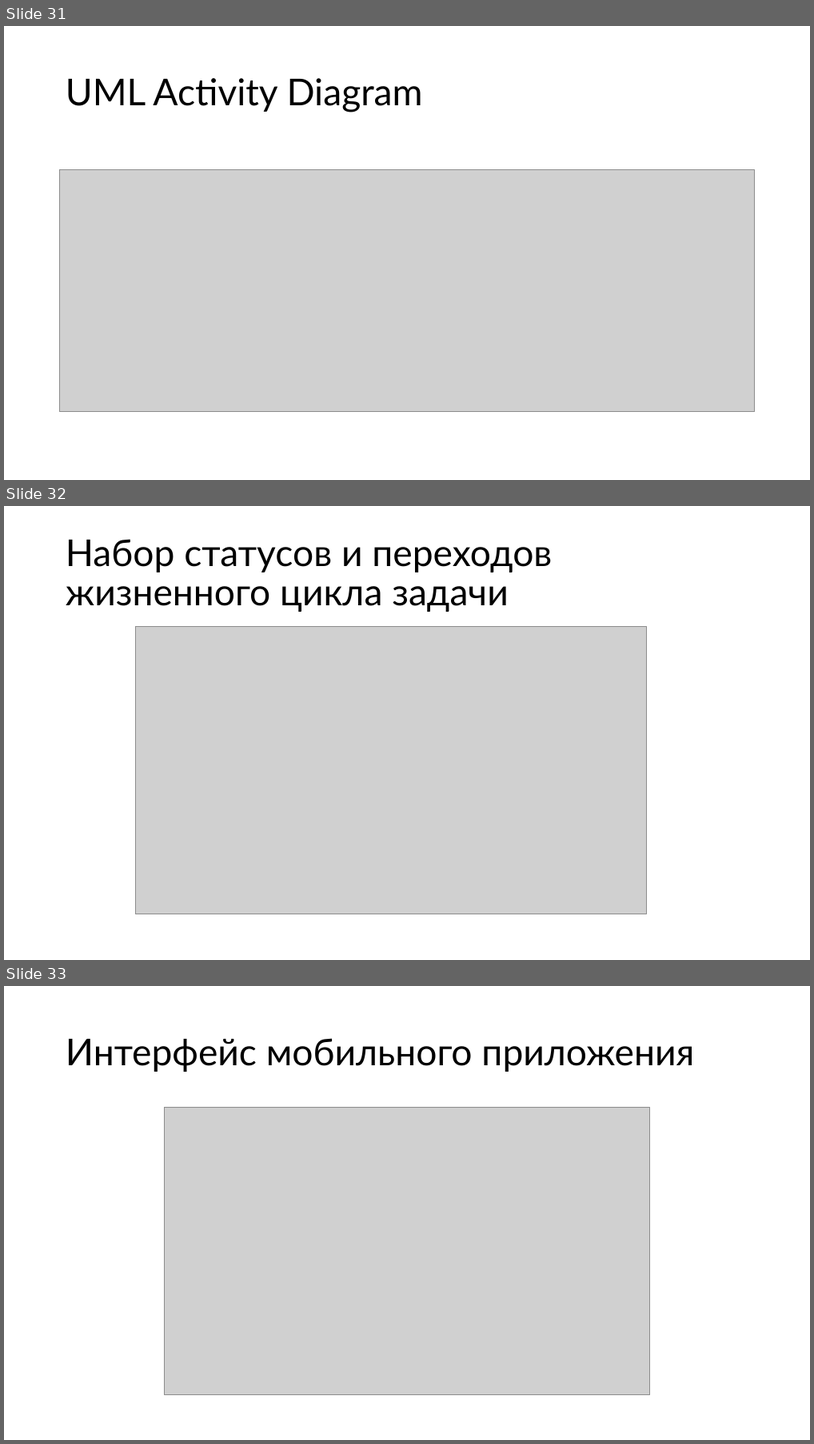
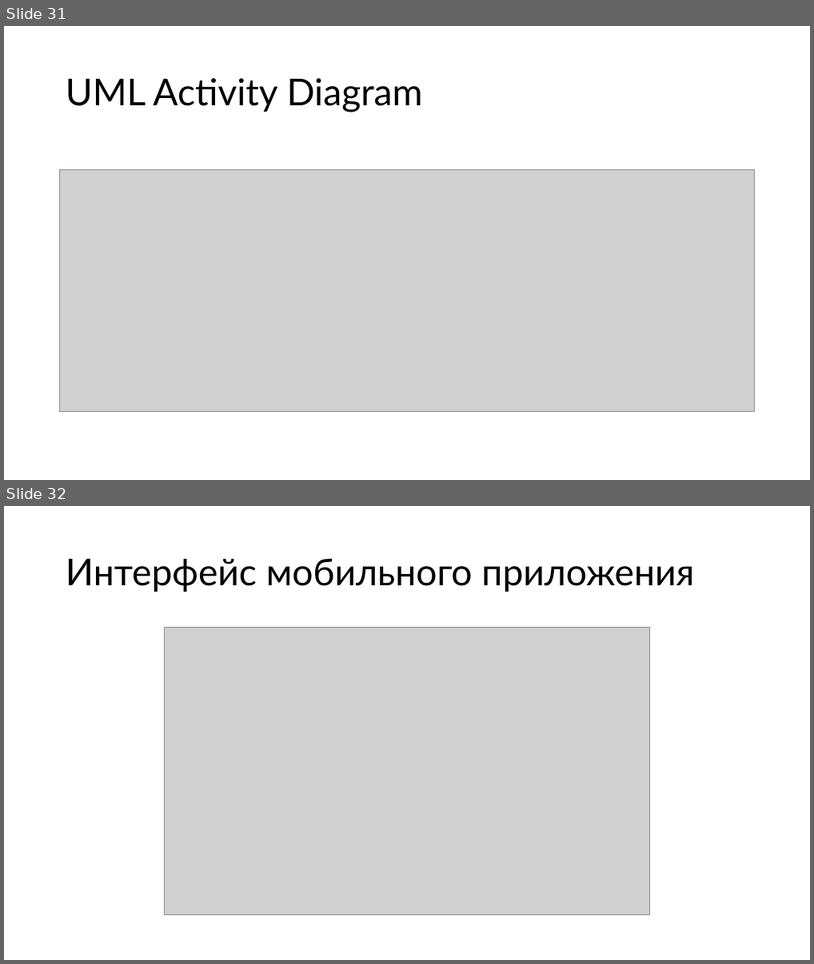
Before and after one commit to AAndryanov/T-Bank-case-for-business-analysts-winter-spring-2025, a slide deck: Кейс для бизнес-аналитика Андриянов Арсений.pptx. Shown one above the other, each under a label of ours: slides 31, 32 and 33 before the commit, slides 31 and 32 after it. The pictures are 814x1444 and 814x964 pixels, drawn with LibreOffice and Linux fonts; fonts in the diff are those of the drawing; grey boxes stand for pictures. Boxes give left, top, right and bottom in pixels: in the first picture for what was removed or moved away, otherwise in the second. Text is boxed around its words. In the diff, an @@ line names an element or a change of style, - is before the commit and + after.

```diff
--- a/Кейс для бизнес-аналитика Андриянов Арсений.pptx
+++ b/Кейс для бизнес-аналитика Андриянов Арсений.pptx
@@ slide 32 removed at box(4, 506, 810, 960), background #FFFFFF @@
@@ title removed at box(66, 539, 552, 612) @@
-Набор статусов и переходов жизненного цикла задачи
@@ picture removed at box(135, 626, 647, 914) @@
@@ what was slide 33 is now slide 32 @@
```
Also in this commit, not shown: 1 other file.
